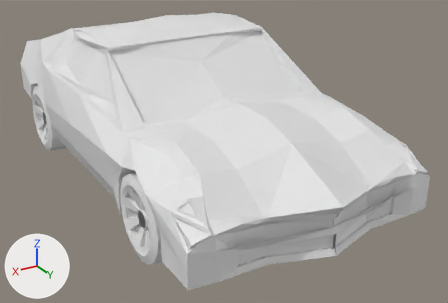
The Blender file Content/Artwork/Blend/sportscar/sportsCartry2.blend as it was, and as the next commit left it.
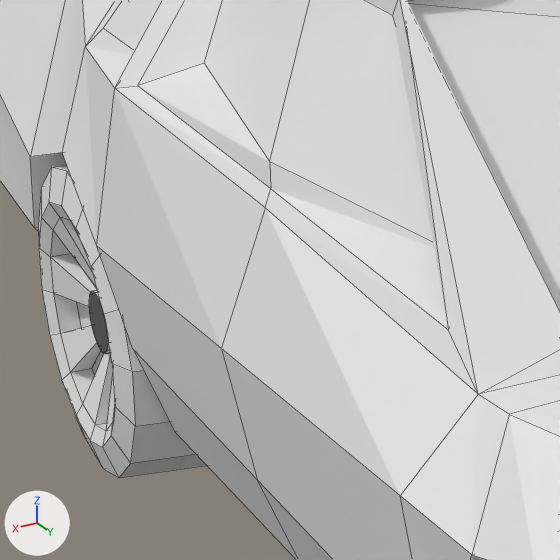
The first picture shows the older version from a 50 mm camera at (2.89, 5.55, 1.48) aimed at (-0.17, 0.45, -1.07). The close-ups show both versions on the part from 5% to 31% of the width and 17% to 55% of the height of that picture. Every picture has the same lights, and +X, +Y and +Z are marked at lower left. The close-ups show mesh edges as thin lines.
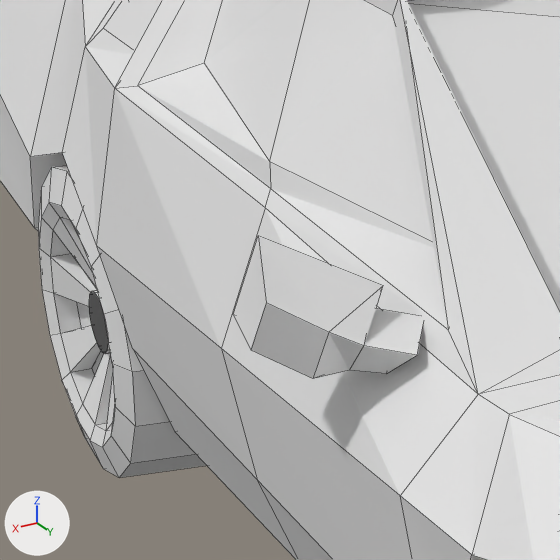
What differs and where, as boxes [x1, y1, x2, y2] in the close-ups (560 x 560 px):
part 1 of me_cube, added: after [233, 236, 423, 379]

Patch to the scene script:
```diff
--- a/Content/Artwork/Blend/sportscar/sportsCartry2.blend.py
+++ b/Content/Artwork/Blend/sportscar/sportsCartry2.blend.py
@@ me_cube @@
 # used by ob_cube; location = (0.0, 1.296, -0.773); scale = (0.418, 0.418, 0.418)
-me_cube.from_pydata(...)  # 703 vertices, 700 faces, 1 loose edge; spans x 0.0..2.97, y -8.45..2.83, z -1.53..2.33
+me_cube.from_pydata(...)  # 719 vertices, 714 faces, 1 loose edge; spans x 0.0..3.33, y -8.45..2.83, z -1.53..2.33
+# me_cube part 1: a new loose piece of 16 vertices spanning x 2.56..3.33, y -2.09..-1.46, z 0.61..1.26, in mat_material (white #e7e7e7)
 me_cube.materials.append(mat_material)
```
